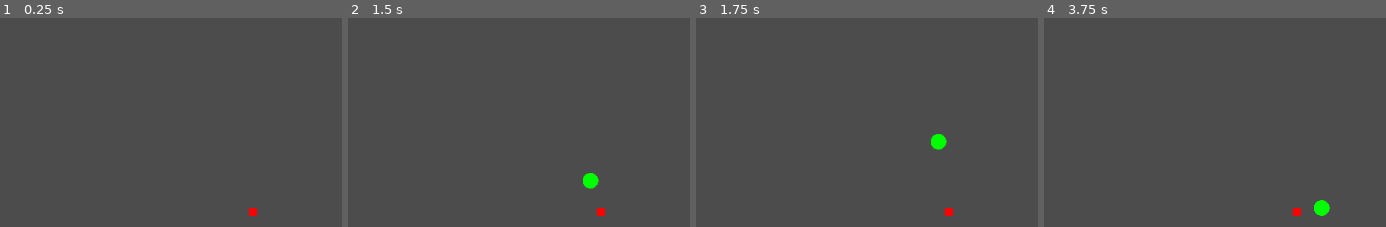
Above: before the commit, frames 1-4 (left to right).
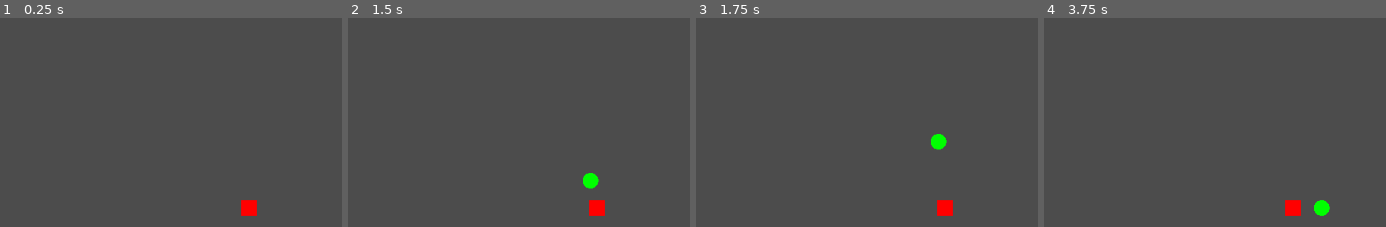
Above: after the commit, the same moments.

Repository: FiBe4000/Gamejam2022
Game: Godot game, scene res://src/TEST-Node2D.tscn
Same seed, same stepped clock (60 frames per second), same inputs: the game is played once before the commit and once after it. This scene is started directly instead of the project's main scene.
Inputs:
- Up to frame 1 (0.25 s): no input
- Up to frame 2 (1.5 s): tap Enter at 0.5 s; hold D (move_right) 0.53-1.28 s; hold Down (aim_down) 0.53-1.28 s; tap Space (shoot) at 1.25 s; hold S (move_down) from 1.28 s (still down); tap Left (aim_left) at 1.35 s
- Up to frame 3 (1.75 s): keep holding S (move_down)
- Up to frame 4 (3.75 s): release S (move_down) at 2.03 s; hold D (move_right) 2.03-2.78 s; hold Right (aim_right) 2.03-2.78 s; hold W (move_up) 2.78-3.53 s; tap Up (aim_up) at 2.85 s; tap Enter at 3.5 s; hold A (move_left) from 3.53 s (still down); hold Space (shoot) from 3.53 s (still down)
The pictures show only the part of the screen within x 9-59%, y 0-50%; the shares and areas given below are measured in that part.

The runs differ from the first frame. In frame 1, 0.3% of the frame differs, in the area x 70-76%, y 87-95%; in frame 2, 0.3%; in frame 3, 0.3%; in frame 4, 0.3%.

Commit message:
Fix player _draw and make player a scene

Diff:
--- a/src/Main.tscn
+++ b/src/Main.tscn
@@ -1,7 +1,7 @@
 [gd_scene load_steps=6 format=2]
 
 [ext_resource path="res://src/progressbar.gd" type="Script" id=1]
-[ext_resource path="res://src/TEST-Node2D.tscn" type="PackedScene" id=2]
+[ext_resource path="res://src/entities/Player.tscn" type="PackedScene" id=2]
 [ext_resource path="res://TestMap.tscn" type="PackedScene" id=3]
 
 [sub_resource type="OpenSimplexNoise" id=3]
--- a/src/entities/Player.gd
+++ b/src/entities/Player.gd
@@ -42,7 +42,7 @@
   var pos = shape.transform.origin
   var dim = shape.shape.extents
   var col = Color(1, 0, 0, 1)
-  draw_rect(Rect2(pos, dim), col)
+  draw_rect(Rect2(pos-dim, dim*2), col)
 
 
 func shoot():
